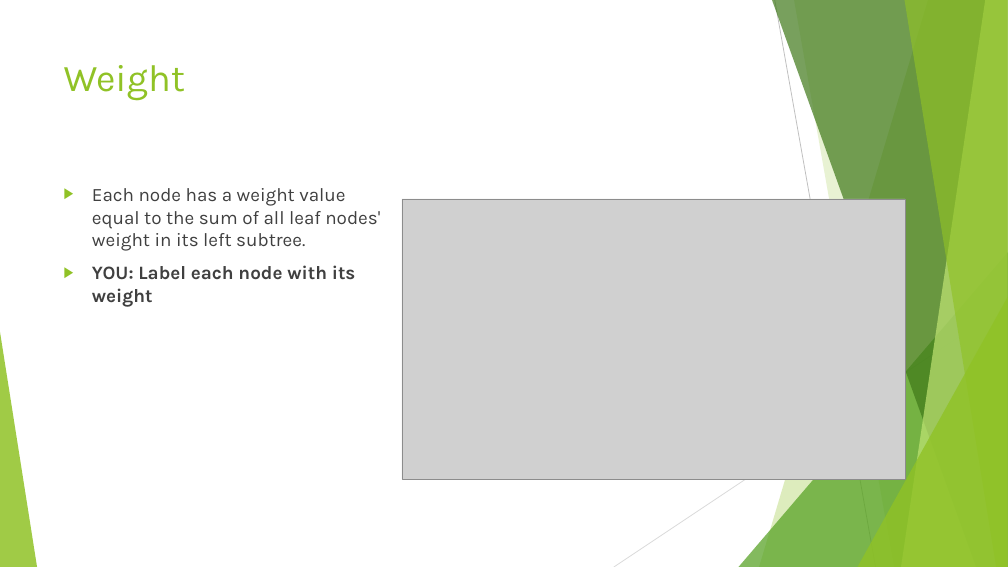
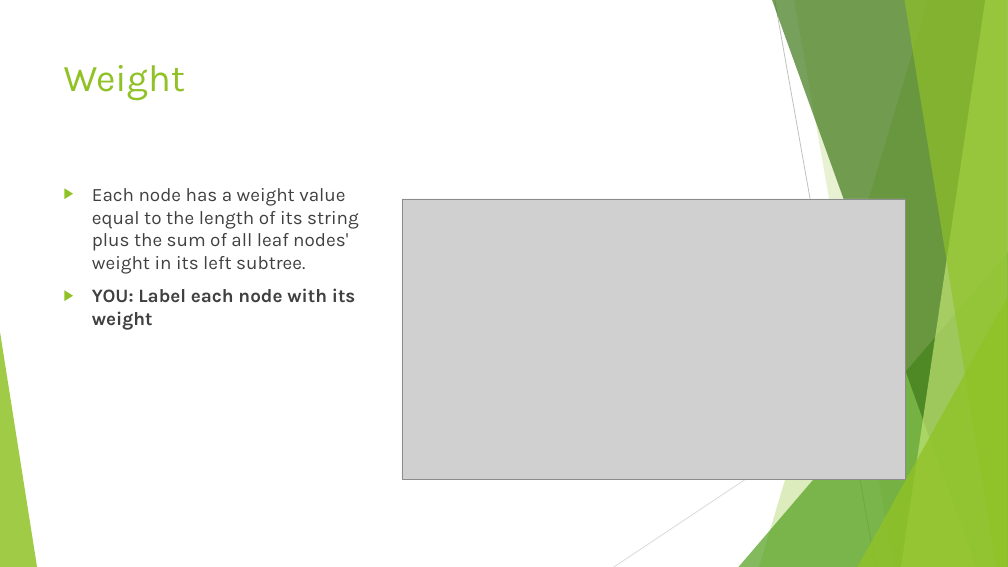
Before and after one commit to nbelliot/comp401, a slide deck: slide 3 of presentation1/Exercises.pptx (slide 2 before the commit). Drawn at 1008x567 pixels with LibreOffice and Linux fonts; fonts in the diff are those of the drawing; grey boxes stand for pictures. Boxes give left, top, right and bottom in pixels: in the first picture for what was removed or moved away, otherwise in the second. Text is boxed around its words. In the diff, an @@ line names an element or a change of style, - is before the commit and + after.

```diff
--- a/presentation1/Exercises.pptx
+++ b/presentation1/Exercises.pptx
@@ text at (92, 188, 359, 274): text changed @@
-▶ Each node has a weight value equal to the sum of all leaf nodes' weight in its left subtree.
+▶ Each node has a weight value equal to the length of its string plus the sum of all leaf nodes' weight in its left subtree.
```
Also in this commit, not shown: 5 other slides changed, 1 slide added, 1 other file.
